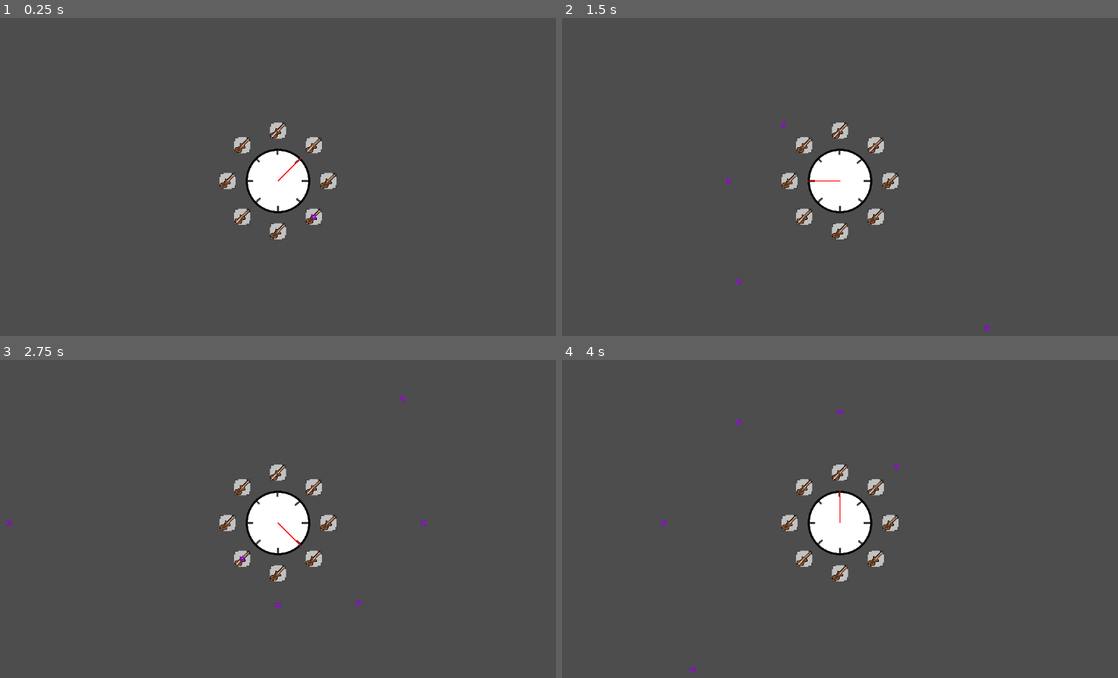
Above: before the commit, frames 1-4 (two rows, left to right).
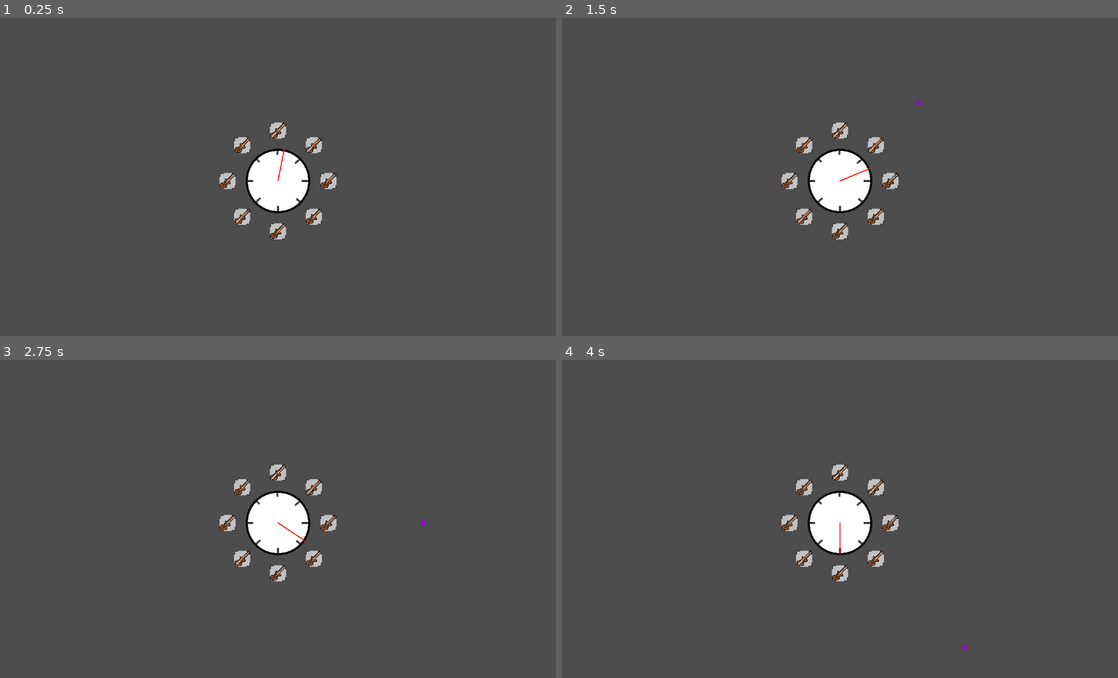
Above: after the commit, the same moments.

Repository: SeriousGuy888/MetronomeTowerDefenceGame
Game: Godot game, scene res://scenes/main.tscn
Two runs of this game, one before a commit and one after it. Both use one fixed random seed, a clock stepped at 60 frames per second and the inputs below.
Inputs:
- Up to frame 1 (0.25 s): no input
- Up to frame 2 (1.5 s): no input
- Up to frame 3 (2.75 s): no input
- Up to frame 4 (4 s): no input

The runs differ from the first frame. In frame 1, less than 0.1% of the frame differs, in the area x 49-57%, y 41-64%; in frame 2, 0.1%; in frame 3, 0.1%, in the area x 1-74%, y 10-78%; in frame 4, 0.1%.

Commit message:
fix: playhead now fires turret at correct angle
previously would fire turret 90deg clockwise of where the playhead was

Diff:
--- a/scenes/main.tscn
+++ b/scenes/main.tscn
@@ -9,6 +9,7 @@
 script = ExtResource("1_0xm2m")
 
 [node name="metronome" parent="." instance=ExtResource("1_ig7tw")]
+beats_per_minute = 30.0
 
 [node name="Camera2D" type="Camera2D" parent="."]
 
--- a/scenes/playhead.gd
+++ b/scenes/playhead.gd
@@ -24,4 +24,5 @@
 
 	for watched_angle in angles_to_watch_degrees:
 		if old_angle < watched_angle and watched_angle <= new_angle:
-			angle_passed.emit(watched_angle)
+			# rotate to be number of degrees clockwise from north
+			angle_passed.emit((watched_angle + 270) % 360)
--- a/scenes/turret_slot_manager.gd
+++ b/scenes/turret_slot_manager.gd
@@ -25,5 +25,6 @@
 	var slot = slots.get(angle_deg)
 	if !slot:
 		push_warning("Attempted to fire turret in slot at ", angle_deg, "degrees, but no such slot exists.")
+		return
 
 	slot.fire()
